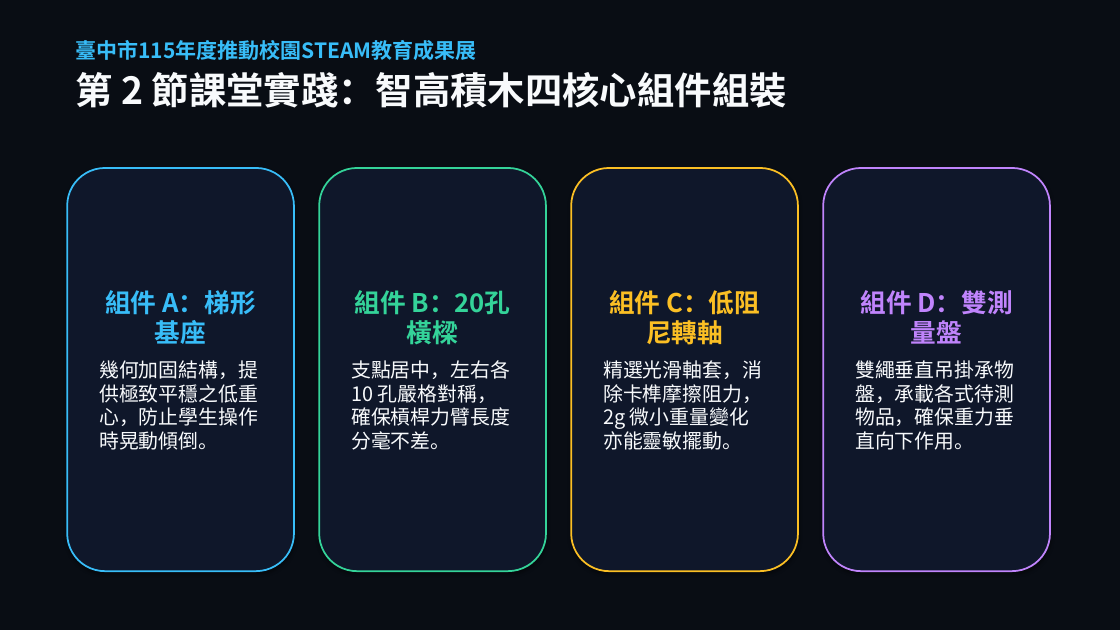
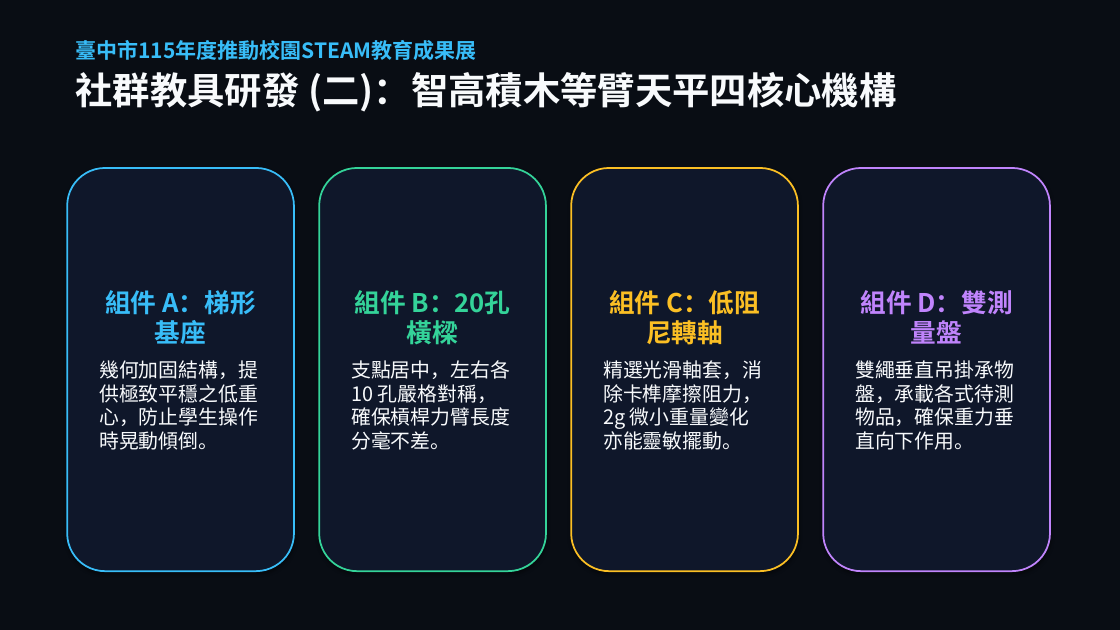
Before and after one commit to asc103138/steam-community-docs, a slide deck: slide 8 of 成果展繳交資料/臺中市梧棲區中正國小_STEAM成果展_5分鐘現場分享會簡報.pptx. Drawn at 1120x630 pixels with LibreOffice and Linux fonts; fonts in the diff are those of the drawing; background and template pictures are left out; a plain dark background stands for a picture behind light text. Boxes give left, top, right and bottom in pixels: in the first picture for what was removed or moved away, otherwise in the second. Text is boxed around its words. In the diff, an @@ line names an element or a change of style, - is before the commit and + after.

Commit message:
feat: 徹底修正拉桿方向邏輯，全面移除課堂迷思，100% 圍繞社群研發作為與具體成效

```diff
--- a/成果展繳交資料/臺中市梧棲區中正國小_STEAM成果展_5分鐘現場分享會簡報.pptx
+++ b/成果展繳交資料/臺中市梧棲區中正國小_STEAM成果展_5分鐘現場分享會簡報.pptx
@@ text at <box>75,72,896,112</box>: text changed @@
-第 2 節課堂實踐：智高積木四核心組件組裝
+社群教具研發 (二)：智高積木等臂天平四核心機構
```
Also in this commit, not shown: 9 other slides changed, 2 slides added, 2 slides removed, 12 other files.
